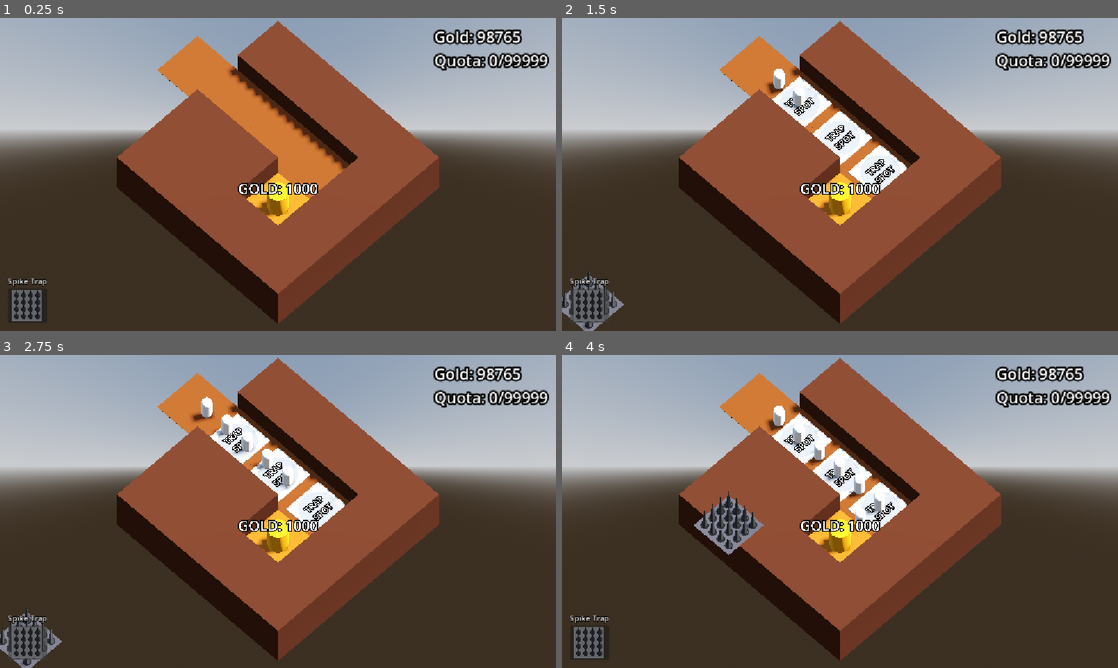
Above: before the commit, frames 1-4 (two rows, left to right).
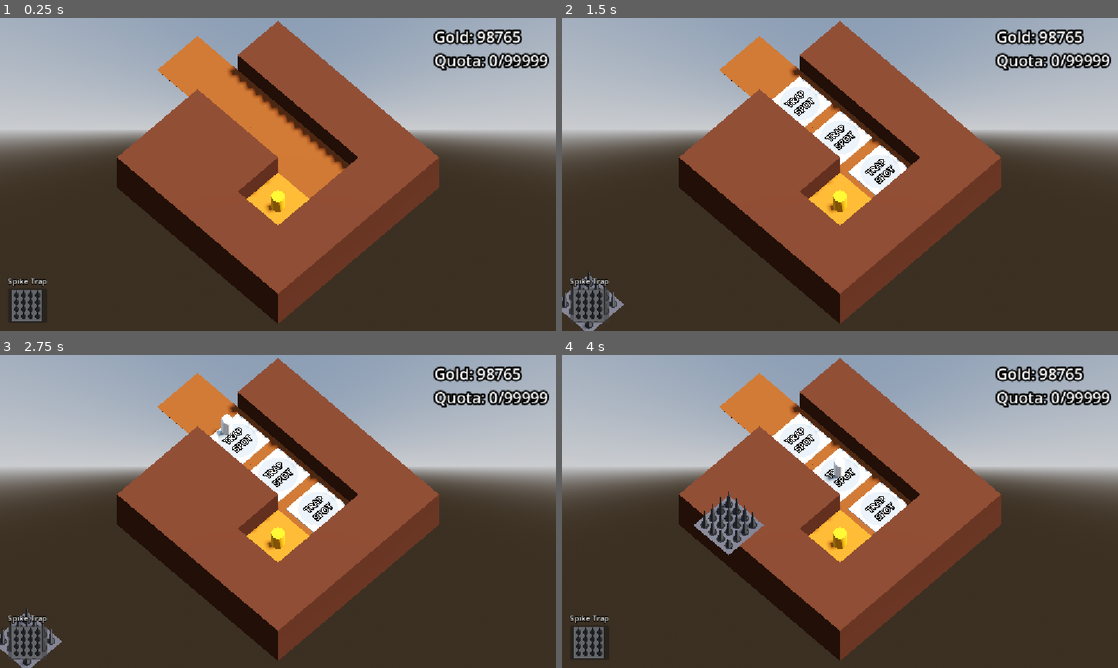
Above: after the commit, the same moments.

Repository: requestforcriticism/gg2026
Game: Godot game, scene res://scenes/level/level.tscn
The game is run twice, just before and just after one commit, with the same random seed, the same clock (stepped at 60 frames per second) and the same inputs.
Inputs (mouse positions are in pixels of both pictures, inside the frame that each line leads up to):
- Up to frame 1 (0.25 s): no input
- Up to frame 2 (1.5 s): click (589, 305) at 0.5 s; click (589, 305) at 1.25 s
- Up to frame 3 (2.75 s): click (27, 642) at 2 s
- Up to frame 4 (4 s): move the mouse to (962, 495) at 2.77 s; press the mouse at (962, 495) at 2.78 s; move the mouse to (728, 527) at 3.52 s; release the mouse at (728, 527) at 3.53 s; click (728, 527) at 3.6 s

The runs differ from the first frame. In frame 1, 0.7% of the frame differs, in the area x 42-58%, y 52-64%; in frame 2, 0.9%; in frame 3, 1.1%; in frame 4, 1.3%, in the area x 36-59%, y 16-64%.

Commit message:
making gold mine path work

Diff:
--- a/project.godot
+++ b/project.godot
@@ -15,6 +15,10 @@
 config/features=PackedStringArray("4.6", "Forward Plus")
 config/icon="res://icon.svg"
 
+[autoload]
+
+SignalBus="*uid://bai41lrcr8nny"
+
 [display]
 
 window/stretch/mode="canvas_items"
@@ -24,7 +28,8 @@
 folder_colors={
 "res://assets/": "green",
 "res://mesh_libraries/": "red",
-"res://scenes/": "blue"
+"res://scenes/": "blue",
+"res://signalbus/": "orange"
 }
 
 [input]
--- a/scenes/enemies/base_enemy.gd
+++ b/scenes/enemies/base_enemy.gd
@@ -17,5 +17,5 @@
 func _physics_process(delta: float) -> void:
 	progress += delta * speed
 	if progress_ratio == 1.0:
-		queue_free()
+		self.get_parent().move_me()
 		# Need logic for mining at a vein if progress reaches 1.0
--- a/scenes/gold_mine_base/gold_mine.gd
+++ b/scenes/gold_mine_base/gold_mine.gd
@@ -1,4 +1,6 @@
-extends Node3D
+extends Path3D
+
+@export var my_path3d :Path3D
 
 @export var max_gold: int = 1000
 
--- a/scenes/gold_mine_base/gold_mine.tscn
+++ b/scenes/gold_mine_base/gold_mine.tscn
@@ -2,23 +2,32 @@
 
 [ext_resource type="Script" uid="uid://n12eq4segd0l" path="res://scenes/gold_mine_base/gold_mine.gd" id="1_ybl65"]
 
+[sub_resource type="Curve3D" id="Curve3D_ybl65"]
+_data = {
+"points": PackedVector3Array(-0.011217415, 0, -0.57926154, 0, 0, 0.4, -0.6, 0.5, 0, -0.4, 0, 0, 0.4, 0, 0, -0.002, 0.5, 0.6, 0, 0, 0.4, 0, 0, -0.4, 0.6, 0.5, -0.008, 0.4, 0, 0, -0.5264613, 0, -0.0069161654, 0, 0.5, -0.6),
+"tilts": PackedFloat32Array(0, 0, 0, 0)
+}
+point_count = 4
+
 [sub_resource type="StandardMaterial3D" id="StandardMaterial3D_x2ff0"]
 albedo_color = Color(0.9254902, 0.6156863, 0, 1)
 
-[node name="GoldMine" type="Node3D" unique_id=532182191 groups=["environment"]]
+[node name="GoldMine" type="Path3D" unique_id=430811579 groups=["environment"]]
+curve = SubResource("Curve3D_ybl65")
 script = ExtResource("1_ybl65")
 
 [node name="CSGCylinder3D" type="CSGCylinder3D" parent="." unique_id=371313065]
-transform = Transform3D(1, 0, 0, 0, 1, 0, 0, 0, 1, 0, 0.5, 0)
+transform = Transform3D(1, 0, 0, 0, 1, 0, 0, 0, 1, 0, 0.35, 0)
 use_collision = true
-radius = 0.4
-height = 1.0
+radius = 0.25
+height = 0.7
 material = SubResource("StandardMaterial3D_x2ff0")
 
 [node name="Label3D" type="Label3D" parent="." unique_id=472663612]
 transform = Transform3D(1, 0, 0, 0, 1, 0, 0, 0, 1, 0.0038360357, 1.2113186, 0)
+visible = false
 billboard = 1
 text = "Gold: 99999"
-font_size = 100
-outline_size = 30
+font_size = 80
+outline_size = 20
 uppercase = true
--- a/scenes/level/enemy_manager.gd
+++ b/scenes/level/enemy_manager.gd
@@ -4,6 +4,11 @@
 
 @onready var base_enemy_spawn_timer: Timer = $BaseEnemySpawnTimer
 
+@export var spawn_rate := 2.0
+
+func _ready() -> void:
+	base_enemy_spawn_timer.wait_time = spawn_rate
+
 func spawn_base_enemy() -> void:
 	var new_enemy = base_enemy_scene.instantiate()
 	add_sibling(new_enemy)
--- /dev/null
+++ b/scenes/level/enemy_path.gd
@@ -0,0 +1,18 @@
+extends Path3D
+
+@export var my_goldmine :Path3D
+
+
+func _process(delta: float) -> void:
+	pass
+
+func move_me():
+	for i in get_children():
+		if i.get_class() == "PathFollow3D":
+			if i.progress_ratio == 1.0:
+				i.progress_ratio = .5
+				i.speed = 0.1
+				i. reparent(my_goldmine)
+				#move_child(i,my_goldmine.get_index())
+#	my_goldmine/enemy_to_move.progress = .5
+#	my_goldmine/enemy_to_move.speed = 0
--- /dev/null
+++ b/scenes/level/enemy_path.tscn
@@ -0,0 +1,28 @@
+[gd_scene format=3 uid="uid://c1njedt1gde63"]
+
+[ext_resource type="Script" uid="uid://bar8hctirwkhi" path="res://scenes/level/enemy_path.gd" id="1_7xpfd"]
+[ext_resource type="Script" uid="uid://6e5tpvsii3tm" path="res://scenes/level/enemy_manager.gd" id="2_xhthc"]
+[ext_resource type="PackedScene" uid="uid://cugt4d6rr2yi5" path="res://scenes/enemies/base_enemy.tscn" id="3_ia4qa"]
+
+[sub_resource type="Curve3D" id="Curve3D_h3e3j"]
+bake_interval = 0.01
+_data = {
+"points": PackedVector3Array(0, 0, 0, 0, 0, 0, -5, 0.5, -1, 0, 0, 0, 0, 0, 0, 1, 0.5, -1, 0, 0, 0, 0, 0, 0, 1, 0.5, 1),
+"tilts": PackedFloat32Array(0, 0, 0)
+}
+point_count = 3
+
+[node name="EnemyPath" type="Path3D" unique_id=1922126716 node_paths=PackedStringArray("my_goldmine")]
+curve = SubResource("Curve3D_h3e3j")
+script = ExtResource("1_7xpfd")
+my_goldmine = NodePath("")
+
+[node name="EnemyManager" type="Node3D" parent="." unique_id=495787817]
+script = ExtResource("2_xhthc")
+base_enemy_scene = ExtResource("3_ia4qa")
+
+[node name="BaseEnemySpawnTimer" type="Timer" parent="EnemyManager" unique_id=1663667012]
+wait_time = 2.0
+autostart = true
+
+[connection signal="timeout" from="EnemyManager/BaseEnemySpawnTimer" to="EnemyManager" method="spawn_base_enemy"]
--- a/scenes/level/level.tscn
+++ b/scenes/level/level.tscn
@@ -4,8 +4,7 @@
 [ext_resource type="PackedScene" uid="uid://11dm46vkohnw" path="res://scenes/ray_picker_camera/ray_picker_camera.tscn" id="1_nbgty"]
 [ext_resource type="Script" uid="uid://c73uxswnb38ot" path="res://scenes/level/bank.gd" id="1_vpf64"]
 [ext_resource type="PackedScene" uid="uid://bvfj4a27tv5xe" path="res://scenes/gold_mine_base/gold_mine.tscn" id="3_i166f"]
-[ext_resource type="PackedScene" uid="uid://cugt4d6rr2yi5" path="res://scenes/enemies/base_enemy.tscn" id="4_hnne4"]
-[ext_resource type="Script" uid="uid://6e5tpvsii3tm" path="res://scenes/level/enemy_manager.gd" id="4_qkmgm"]
+[ext_resource type="PackedScene" uid="uid://c1njedt1gde63" path="res://scenes/level/enemy_path.tscn" id="4_wcngd"]
 [ext_resource type="Script" uid="uid://do1n7nro3atrt" path="res://scenes/level/trap_magager.gd" id="7_wcngd"]
 [ext_resource type="PackedScene" uid="uid://dsiwbdnhgcd6t" path="res://scenes/userinterface/ui.tscn" id="9_sytrn"]
 
@@ -24,14 +23,6 @@
 
 [sub_resource type="StandardMaterial3D" id="StandardMaterial3D_nrgbg"]
 albedo_color = Color(0.28782284, 0.124400906, 0.0030474707, 1)
-
-[sub_resource type="Curve3D" id="Curve3D_h3e3j"]
-bake_interval = 0.01
-_data = {
-"points": PackedVector3Array(0, 0, 0, 0, 0, 0, -5, 0.5, -1, 0, 0, 0, 0, 0, 0, 1, 0.5, -1, 0, 0, 0, 0, 0, 0, 1, 0.5, 1),
-"tilts": PackedFloat32Array(0, 0, 0)
-}
-point_count = 3
 
 [node name="Level" type="Node3D" unique_id=746977155]
 
@@ -63,16 +54,8 @@
 "cells": PackedInt32Array(65533, 65535, 1, 65534, 65535, 0, 65535, 65535, 0, 0, 65535, 0, 0, 0, 3, 65534, 0, 2, 65535, 0, 2, 65534, 1, 2, 65535, 1, 2, 0, 1, 2, 1, 1, 2, 1, 0, 2, 1, 65535, 2, 1, 65534, 2, 0, 65534, 2, 65535, 65534, 2, 65534, 65534, 2)
 }
 
-[node name="EnemyPath" type="Path3D" parent="." unique_id=1501812363]
-curve = SubResource("Curve3D_h3e3j")
-
-[node name="EnemyManager" type="Node3D" parent="EnemyPath" unique_id=1942602387]
-script = ExtResource("4_qkmgm")
-base_enemy_scene = ExtResource("4_hnne4")
-
-[node name="BaseEnemySpawnTimer" type="Timer" parent="EnemyPath/EnemyManager" unique_id=373320757]
-wait_time = 0.5
-autostart = true
+[node name="EnemyPath" parent="." unique_id=1922126716 node_paths=PackedStringArray("my_goldmine") instance=ExtResource("4_wcngd")]
+my_goldmine = NodePath("../GoldMine")
 
 [node name="GoldMine" parent="." unique_id=532182191 instance=ExtResource("3_i166f")]
 transform = Transform3D(1, 0, 0, 0, 1, 0, 0, 0, 1, 1, 0, 1)
@@ -82,4 +65,4 @@
 
 [node name="UI" parent="." unique_id=1166578692 instance=ExtResource("9_sytrn")]
 
-[connection signal="timeout" from="EnemyPath/EnemyManager/BaseEnemySpawnTimer" to="EnemyPath/EnemyManager" method="spawn_base_enemy"]
+[editable path="EnemyPath"]
--- a/scenes/ray_picker_camera/ray_picker_camera.gd
+++ b/scenes/ray_picker_camera/ray_picker_camera.gd
@@ -57,7 +57,7 @@
 
 func move_selected_trap_holder() ->void:
 	var selected_trap_holder = gridmap.get_children()
-	print(selected_Trap)    #Figure out how to check if selected_trap is the same name as the holder.
+	#print(selected_Trap)    #Figure out how to check if selected_trap is the same name as the holder.
 	for i in selected_trap_holder:
 		if i.name == "SpikeTrap":
 			i.position = project_position(get_viewport().get_mouse_position(), 1)
--- a/scenes/traps/spike_trap/spike_trap_selected.tscn
+++ /dev/null
@@ -1,8 +0,0 @@
-[gd_scene format=3 uid="uid://uhv7mmho1shb"]
-
-[ext_resource type="PackedScene" uid="uid://babrtpxq67wy3" path="res://scenes/traps/spike_trap/spike_trap.tscn" id="1_1yi0f"]
-
-[node name="SpikeTrapSelected" unique_id=1269147494 instance=ExtResource("1_1yi0f")]
-
-[node name="InitialdetectArea3D" parent="." index="2" unique_id=1843298355]
-collision_mask = 0
--- /dev/null
+++ b/signalbus/signal_bus.gd
@@ -0,0 +1,7 @@
+extends Node
+
+#These aren't used..... yet?
+##################################
+signal transfer_path_to_goldmine()
+signal transfer_goldmine_to_path()
+####################################
Not shown, added: scenes/level/enemy_path.gd.uid
Not shown, added: signalbus/signal_bus.gd.uid
